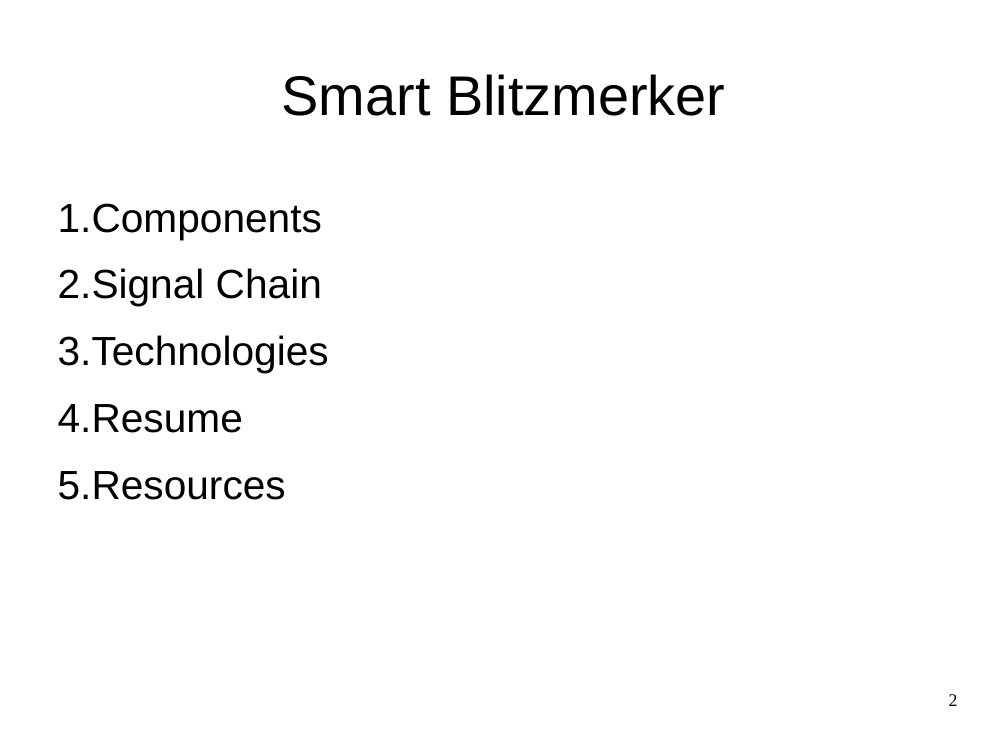
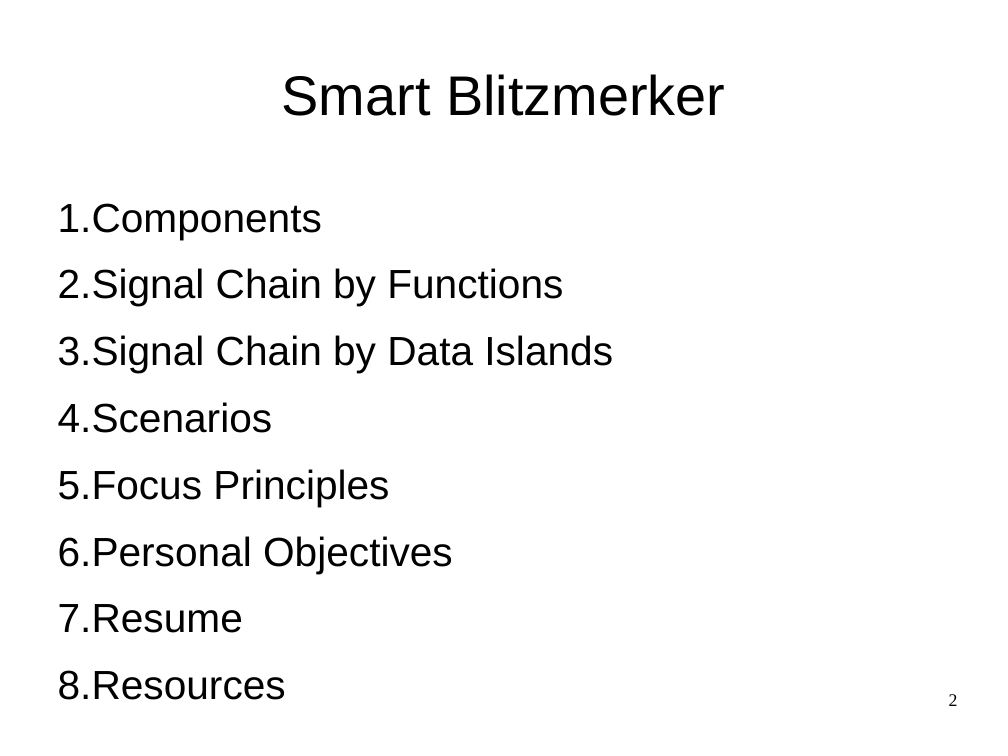
Before and after one commit to smartblitzmerker/documentation-smartblitzmerker, a slide deck: slide 2 of doc/slides/smartblitzmerker.odp. Drawn at 1008x756 pixels with LibreOffice and Linux fonts; fonts in the diff are those of the drawing. Boxes give left, top, right and bottom in pixels: in the first picture for what was removed or moved away, otherwise in the second. Text is boxed around its words. In the diff, an @@ line names an element or a change of style, - is before the commit and + after.

```diff
--- a/doc/slides/smartblitzmerker.odp
+++ b/doc/slides/smartblitzmerker.odp
@@ text at box(58, 268, 613, 573): text changed @@
-2. Signal Chain
-3. Technologies
+2. Signal Chain by Functions
+3. Signal Chain by Data Islands
+4. Scenarios
+5. Focus Principles
+6. Personal Objectives
```
Also in this commit, not shown: 7 other slides changed, 9 slides added.
